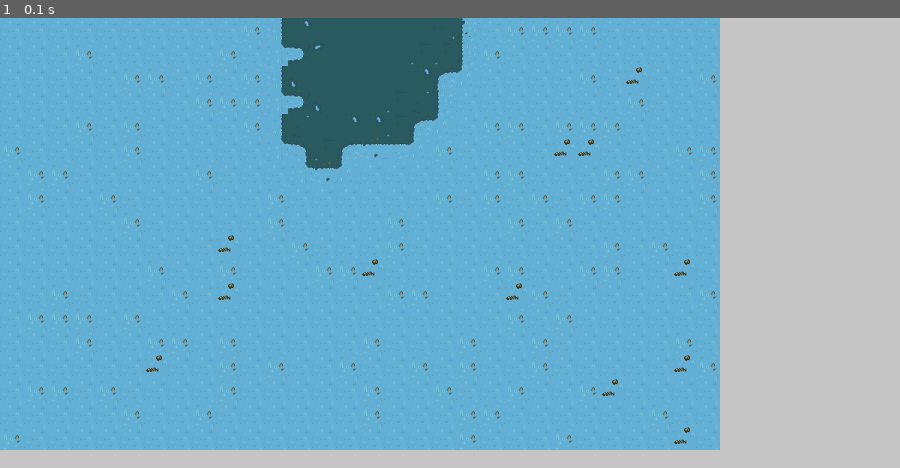
Above: before the commit, frame 1.
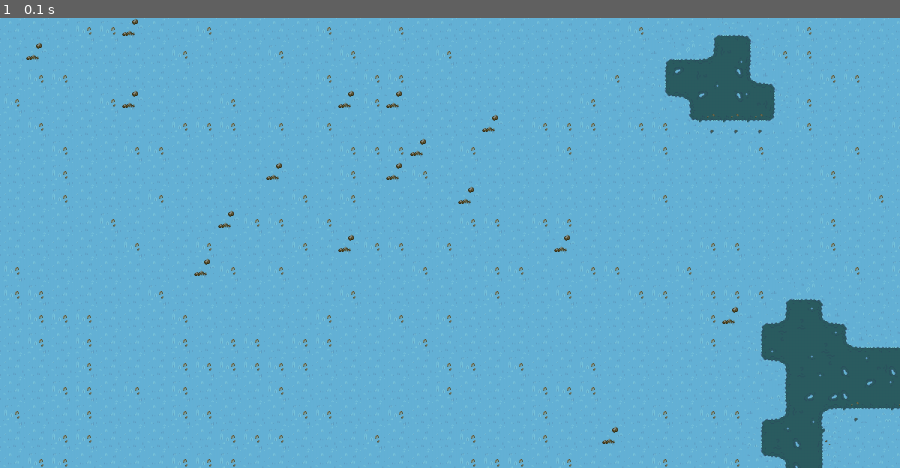
Above: after the commit, the same moment.

Repository: artieur262/Roborancon
Game: pygame game, started from teste10.py
Two runs of this game, one before a commit and one after it. Both use one fixed random seed, a clock stepped at 60 frames per second and the inputs below.
Inputs:
- Up to frame 1 (0.1 s): no input

The runs differ from the first frame. In frame 1, 30% of the frame differs, in the area x 0-100%, y 0-100%.

Commit message:
nouvelle taille de map

Diff:
--- a/game/map/biome/teste_biome.py
+++ b/game/map/biome/teste_biome.py
@@ -8,7 +8,7 @@
 class TesteBiome(Biome):
     def __init__(self, seed):
         random.seed(seed)
-        self.taille_grille = (30, 18)
+        self.taille_grille = (38, 19)
         self.echelle = (32,32)
         self.taille = (self.taille_grille[0]*self.echelle[0], self.taille_grille[1]*self.echelle[1])
         self.fond = pygame.Surface(self.taille, pygame.SRCALPHA)
@@ -32,7 +32,7 @@
 
         pos_terre_bleu = []
         #ajout de la terre_bleu
-        for _ in range(random.randint(1, 6)):
+        for _ in range(random.randint(2, 7)):
             x = random.randint(0, self.taille_grille[0]-1)
             y = random.randint(0, self.taille_grille[1]-1)
             self.grille_fond[x][y] = "terre_bleu"
@@ -41,7 +41,7 @@
 
 
         # propagation de l'terre_bleu
-        for _ in range(random.randint(3,10)):
+        for _ in range(random.randint(4,11)):
             for pos in pos_terre_bleu:
                 if random.random() < 0.5:
                     y = random.randint(-1, 1)
